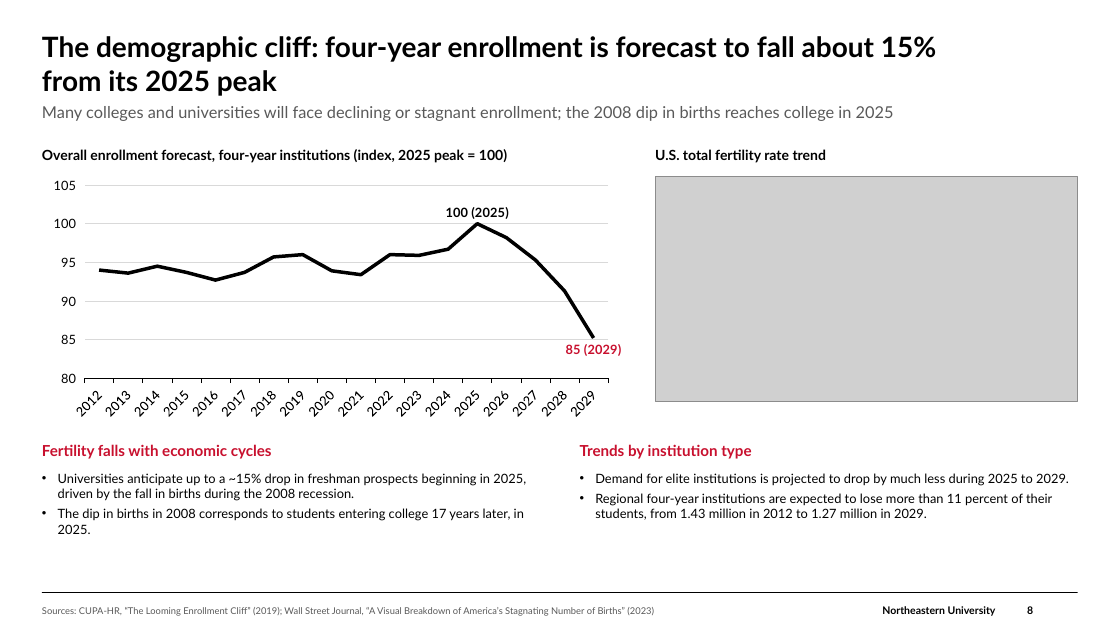
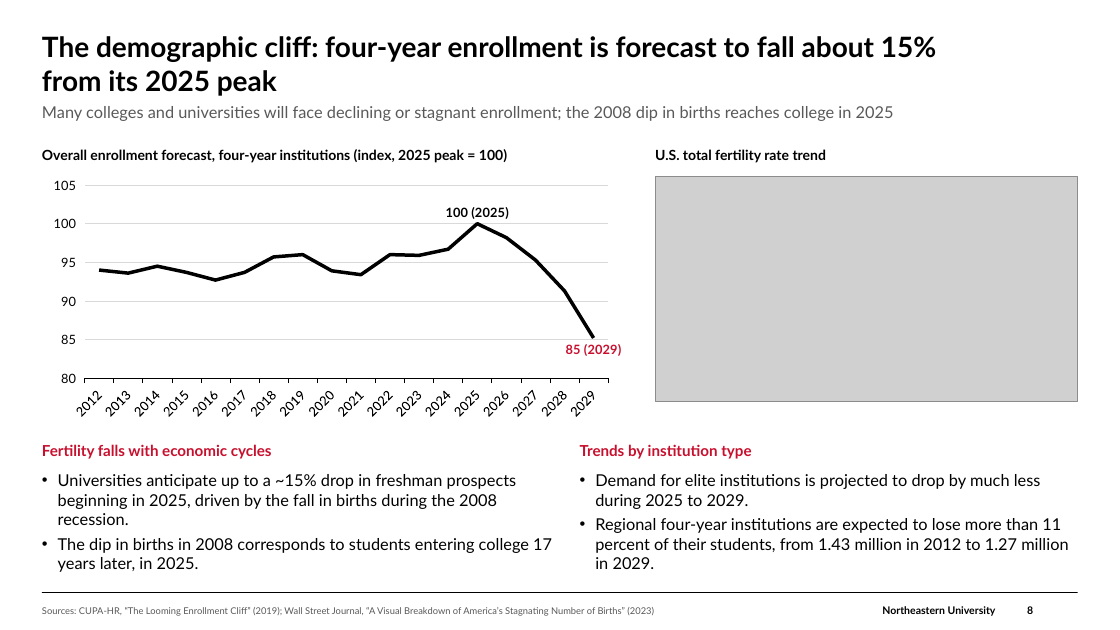
Before and after one commit to brettcsweet/Tonys-repo, a slide deck: slide 8 of GC_Financial_Update_2026-09-30.pptx. Drawn at 1120x630 pixels with LibreOffice and Linux fonts; fonts in the diff are those of the drawing; grey boxes stand for pictures; background and template pictures are left out. Boxes give left, top, right and bottom in pixels: in the first picture for what was removed or moved away, otherwise in the second. Text is boxed around its words. In the diff, an @@ line names an element or a change of style, - is before the commit and + after.

```diff
--- a/GC_Financial_Update_2026-09-30.pptx
+++ b/GC_Financial_Update_2026-09-30.pptx
@@ text "Universities anticipate up to a ..." at (x1=58, y1=474, x2=552, y2=572): size 11 to 14 pt @@
@@ text "Demand for elite institutions is ..." at (x1=595, y1=474, x2=1068, y2=569): size 11 to 14 pt @@
```
Also in this commit, not shown: 23 other slides changed, 2 slides added.
